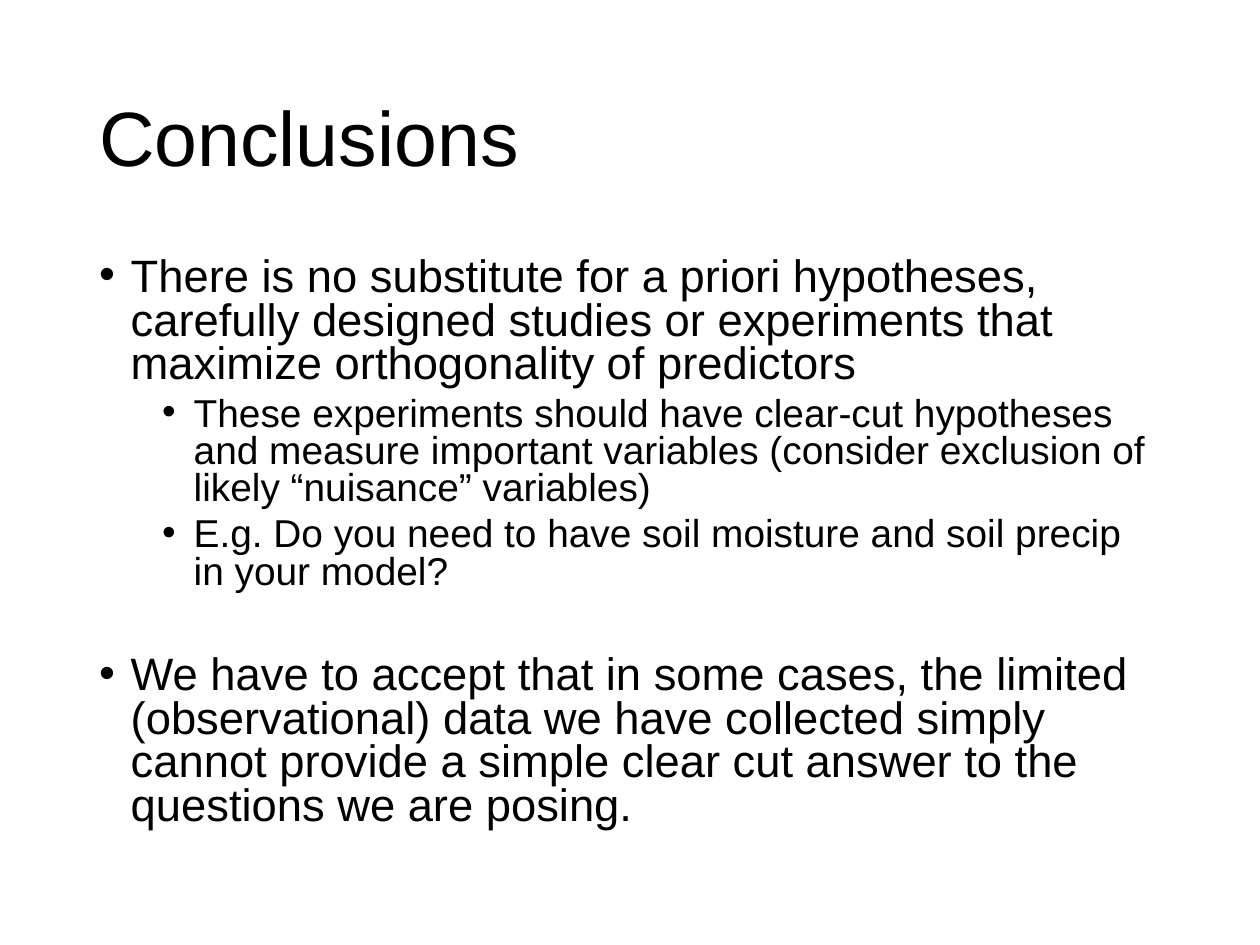
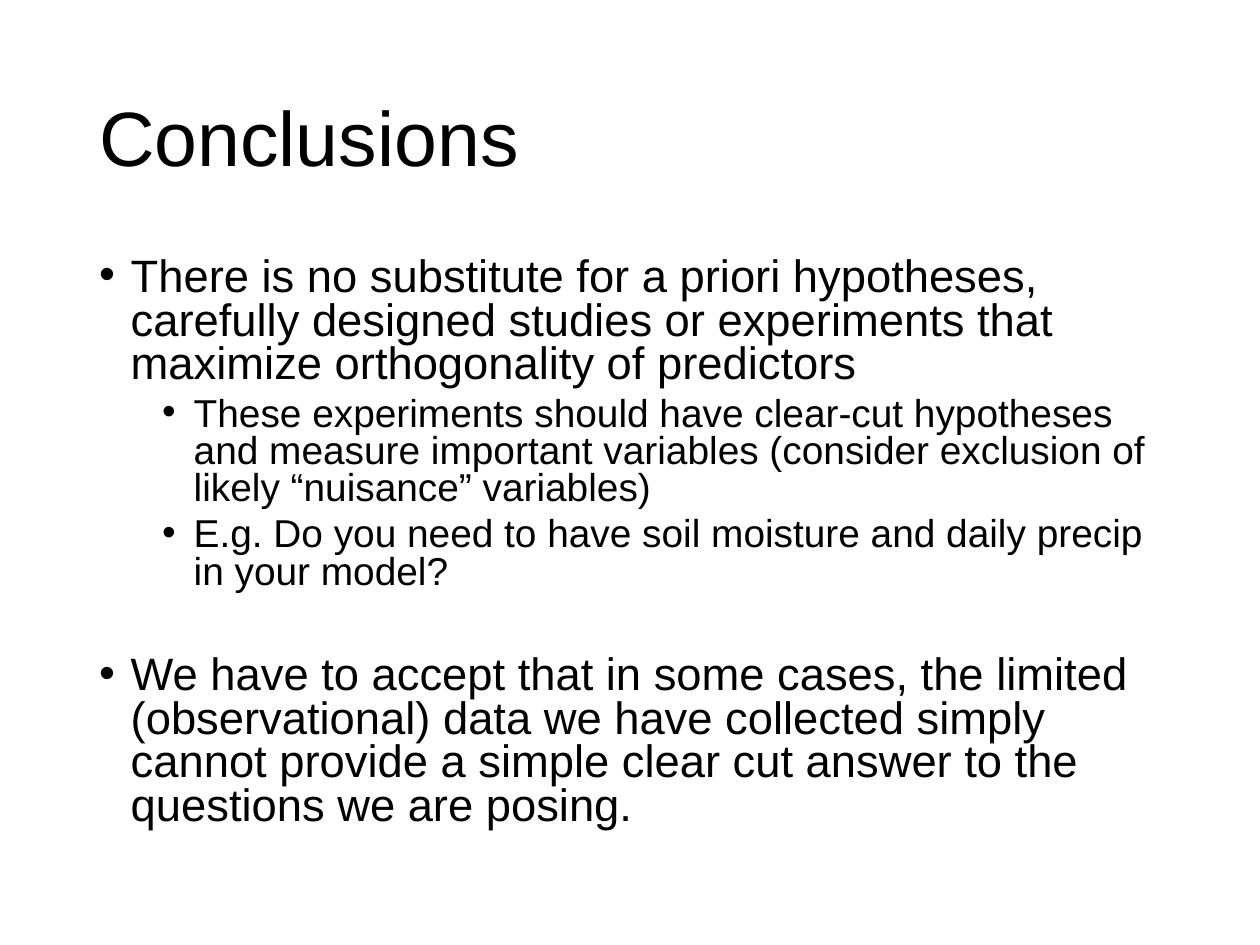
Before and after one commit to VTQuantMethodsEEB/klangwig, a slide deck: slide 36 of lectures/le111_model_selection.pptx. Drawn at 1260x945 pixels with LibreOffice and Linux fonts; fonts in the diff are those of the drawing. Boxes give left, top, right and bottom in pixels: in the first picture for what was removed or moved away, otherwise in the second. Text is boxed around its words. In the diff, an @@ line names an element or a change of style, - is before the commit and + after.

```diff
--- a/lectures/le111_model_selection.pptx
+++ b/lectures/le111_model_selection.pptx
@@ text at (x1=194, y1=519, x2=1143, y2=592): text changed @@
-  • E.g. Do you need to have soil moisture and soil precip in your model?
+  • E.g. Do you need to have soil moisture and daily precip in your model?
```
Also in this commit, not shown: 4 other slides changed, 3 other files.
